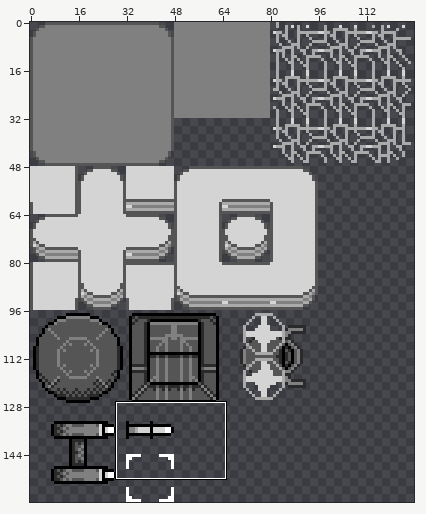
Two versions of one pixel-art file, resource/image/tileset.ase. Above, an overview of the earlier version with the close-up marked.
Close-up. Before the edit:
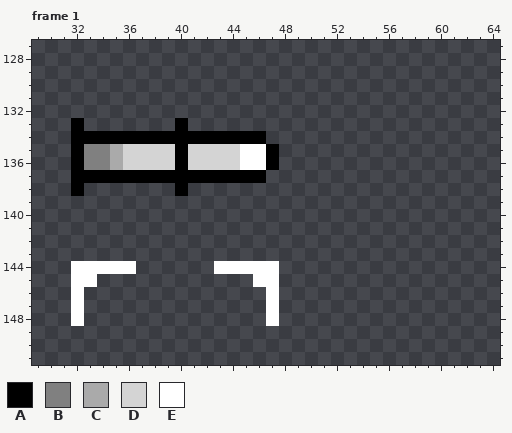
128x160 pixels, 8 frames. Shown: frame 1: x 29..64, y 127..151.
Visible layers, top first: "animation", "base".
Palette (. is transparent): A #000000  B #808080  C #aaaaaa  D #d4d4d4  E #ffffff
Pixels before, frame 1, first column x 32:
133 A.......A.......
134 AAAAAAAAAAAAAAA.
135 ABBCDDDDADDDDEEA
136 ABBCDDDDADDDDEEA
137 AAAAAAAAAAAAAAA.
138 A.......A.......
139 ................
140 ................
141 ................
142 ................
143 ................
144 EEEEE......EEEEE
145 EE............EE
146 E..............E
147 E..............E
148 E..............E
After:
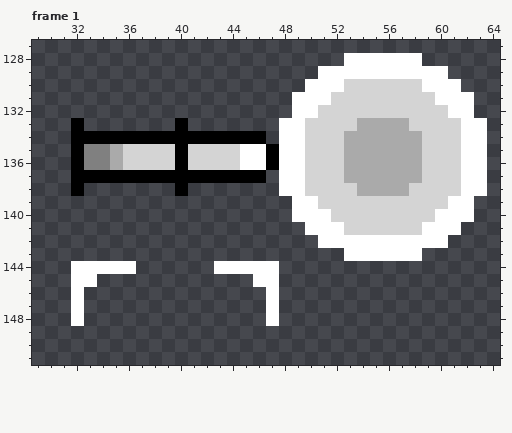
The edit:
Frame 1, layer "base":
There is now colour C in row 133 at x 54 to 57; in rows 134 to 137 at x 53 to 58; in row 138 at x 54 to 57.
There is now colour D in row 130 at x 53 to 58; in row 131 at x 52 to 59; in row 132 at x 51 to 60; in row 133 at x 50 to 53 and 58 to 61; in rows 134 to 137 at x 50 to 52 and 59 to 61; in row 138 at x 50 to 53 and 58 to 61.
There is now colour D in row 139 at x 51 to 60; in row 140 at x 52 to 59; in row 141 at x 53 to 58.
There is now colour E in row 128 at x 53 to 58; in row 129 at x 51 to 60; in row 130 at x 50 to 52 and 59 to 61; in row 131 at x 49 to 51 and 60 to 62; in row 132 at x 49 to 50 and 61 to 62; in rows 133 to 138 at x 48 to 49 and 62 to 63.
There is now colour E in row 139 at x 49 to 50 and 61 to 62; in row 140 at x 49 to 51 and 60 to 62; in row 141 at x 50 to 52 and 59 to 61; in row 142 at x 51 to 60; in row 143 at x 53 to 58.
